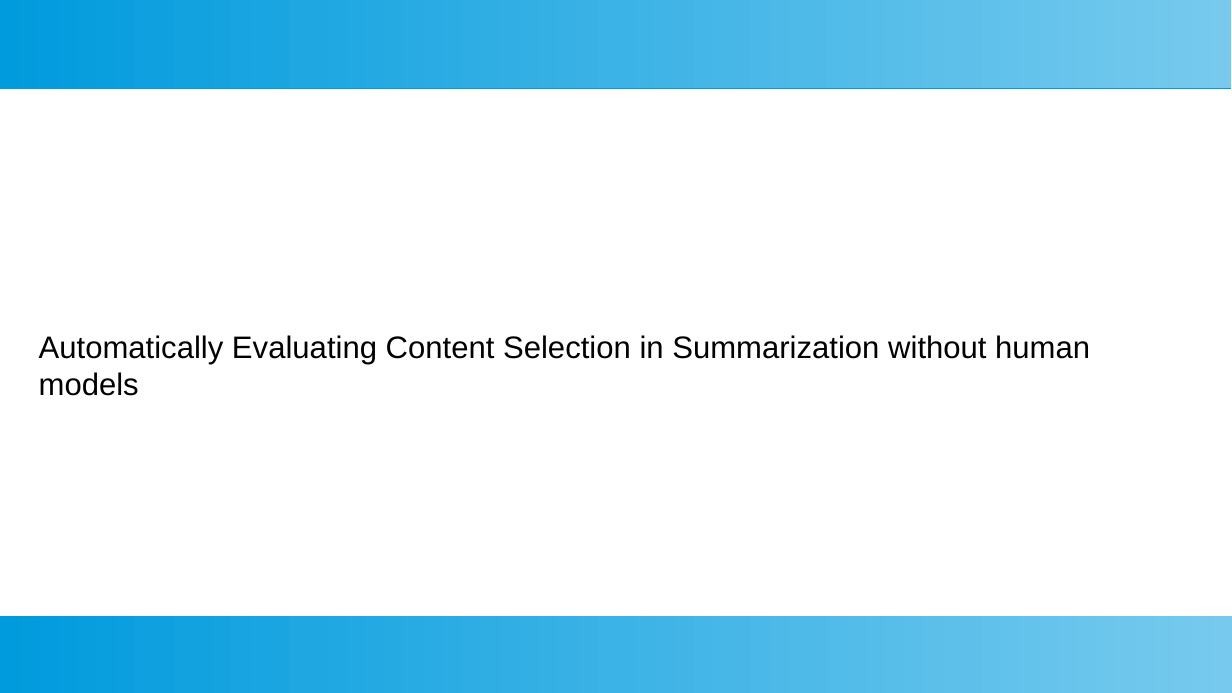
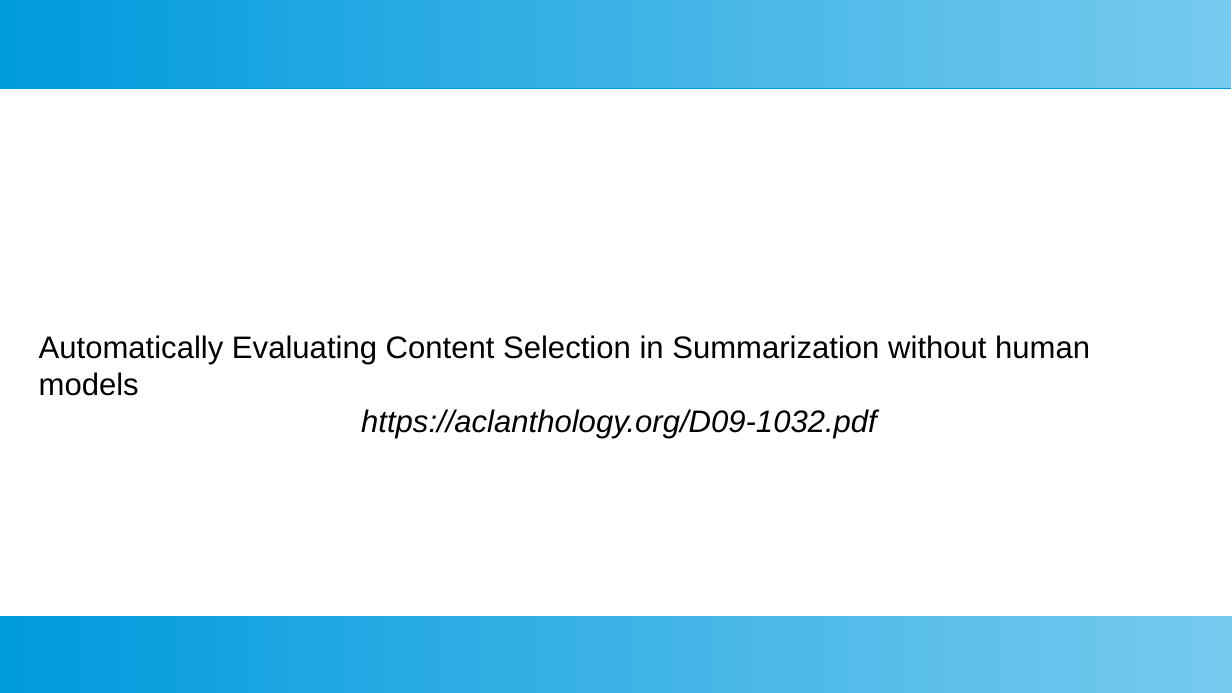
Before and after one commit to fannybachey/stage_2024, a slide deck: slide 26 of presentation/presentation_2.odp. Drawn at 1232x693 pixels with LibreOffice and Linux fonts; fonts in the diff are those of the drawing. Boxes give left, top, right and bottom in pixels: in the first picture for what was removed or moved away, otherwise in the second. Text is boxed around its words. In the diff, an @@ line names an element or a change of style, - is before the commit and + after.

```diff
--- a/presentation/presentation_2.odp
+++ b/presentation/presentation_2.odp
@@ text at <box>361,409,877,439</box>: paragraph added @@
+https://aclanthology.org/D09-1032.pdf
```
Also in this commit, not shown: 5 other slides changed, 7 slides added.
